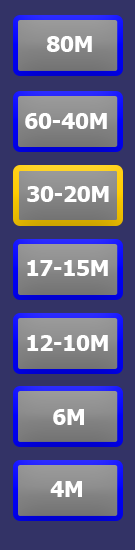
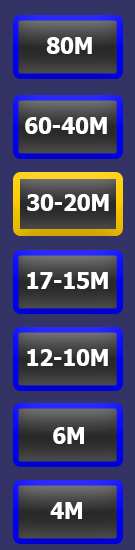
Layered file, before and after one edit (135×550). Changes by layer:
painted on "12-10M" over 27, 335, 108, 366
painted on "17-15M" over 27, 260, 108, 289
painted on "30-20M" over 27, 186, 109, 211
painted on "60-40M" over 25, 113, 107, 134
painted on "4M" over 50, 481, 82, 519
painted on "6M" over 53, 409, 84, 444
painted on "160M" over 46, 36, 92, 54
painted on "Button7" over 13, 460, 123, 544
painted on "Button6" over 13, 386, 123, 467
painted on "Button5" over 13, 313, 123, 391
painted on "Button4" over 13, 239, 123, 314
painted on "Button3" over 13, 165, 123, 236
painted on "Button2" over 13, 91, 123, 159
painted on "Button1" over 13, 15, 123, 79